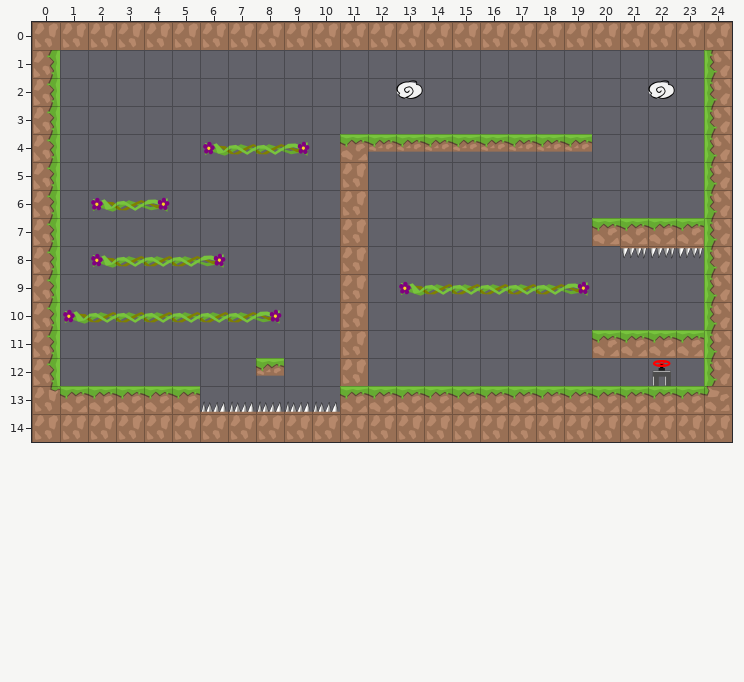
Two versions of a level (Tiled map, android/assets/levels/ins_level_5.tmx). Above: the version before the commit.
Cells are 128x128 px. Shown: x 0..24, y 0..14.
New version:
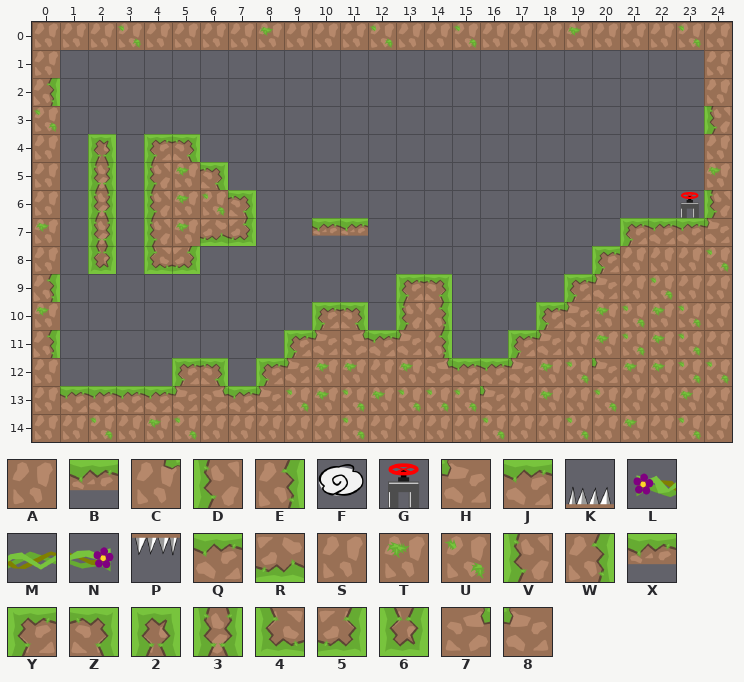
Key: from "tiles_128x128": A 0, B 1, C 2, D 3, E 4, F 6, G 10, H 11, J 12, K 16, L 21, M 22, N 23, P 24; from "tiles_128x128_green": Q 0, R 1, S 4, T 7, U 8, V 9, W 10, X 11, Y 18, Z 19, 2 20, 3 21, 4 27, 5 28, 6 29, 7 33, 8 34.
_ is an empty cell.
Diff:
Layer "graphics":
y 0: x 3 A -> U; x 8 A -> T; x 12 A -> U; x 15 A -> U; x 19 A -> T; x 23 A -> U
y 1: x 0 E -> A; x 24 D -> A
y 2: x 13 F -> _; x 22 F -> _; x 24 D -> A
y 3: x 0 E -> U
y 4: x 0 E -> A; x 2 _ -> 2; x 4..9 __LMMN -> YZ____; x 11..19 JBBBBBBBB -> _________; x 24 D -> A
y 5: x 0 E -> A; x 2 _ -> 3; x 4..6 ___ -> VTZ; x 11 A -> _; x 24 D -> T
y 6: x 0 E -> A; x 2..7 LMN___ -> 3_VTUZ; x 11 A -> _; x 23 _ -> G
y 7: x 0 E -> T; x 2 _ -> 3; x 4..7 ____ -> VTR5; x 10..11 _A -> XX; x 20..21 JJ -> _Y; x 24 D -> 8
y 8: x 0 E -> A; x 2..6 LMMMN -> 6_45_; x 11 A -> _; x 20..24 _PPPD -> YSSSU
y 9: x 11 A -> _; x 13..24 LMMMMMN____D -> YZ____Y8SUSS
y 10: x 0..8 ELMMMMMMN -> T________; x 10..11 _A -> YZ; x 13..14 __ -> VW; x 18..24 ______D -> Y8TUTUS
y 11: x 9..14 __A___ -> Y87J8W; x 17..24 ___JJJJD -> Y8STUTUS
y 12: x 0 E -> A; x 5..6 __ -> YZ; x 8..24 B__A__________G_D -> Y8TTST7QQ8TU8TTUU
y 13: x 0 C -> A; x 5..24 JKKKKKJJJJJJJJJJJJJH -> 87J8UTUTUUU8ATAUAATA
y 14: x 2 A -> U; x 4..5 AA -> TU; x 11 A -> U; x 16 A -> U; x 19 A -> U; x 21 A -> T; x 23 A -> U
